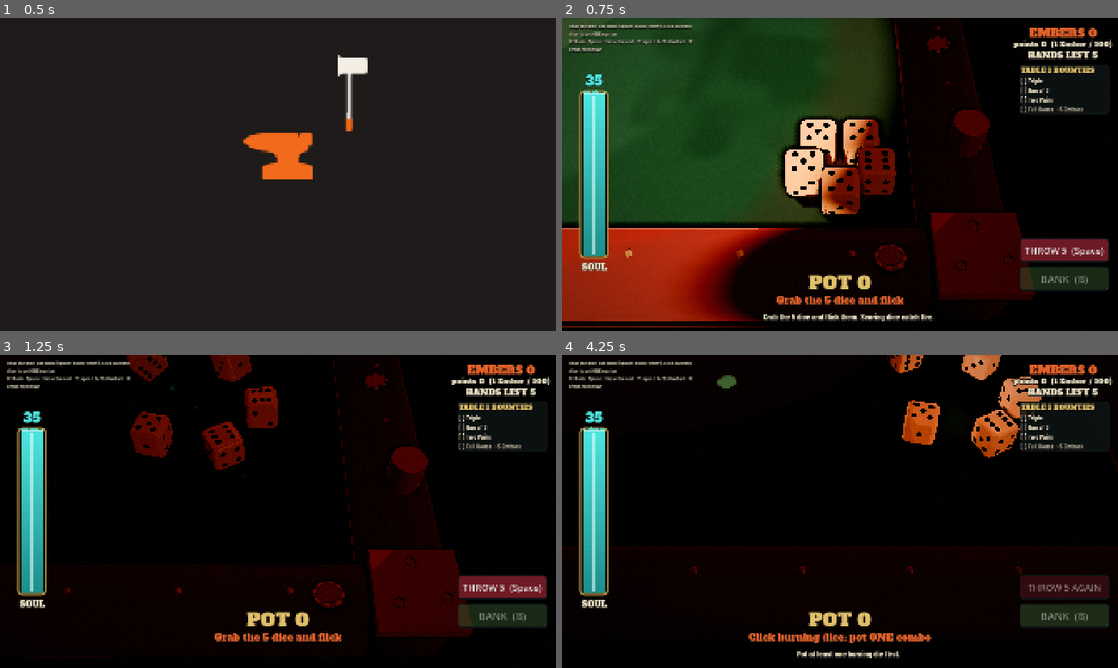
Above: before the commit, frames 1-4 (two rows, left to right).
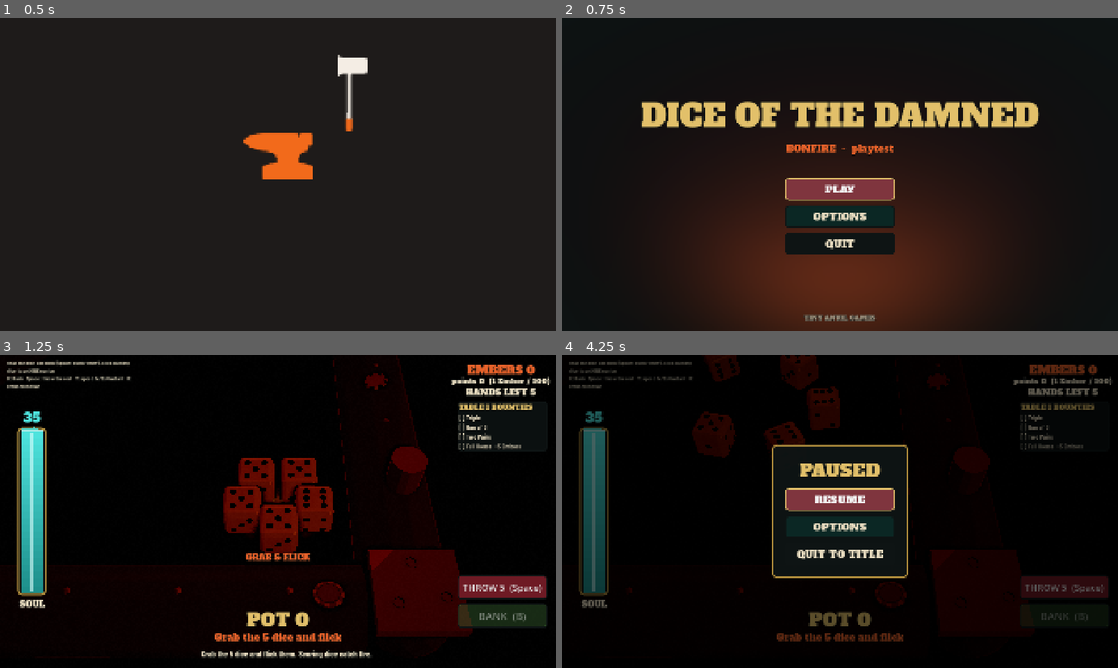
Above: after the commit, the same moments.

Repository: cashdvs/rogue-craps
Game: Godot game, scene res://scenes/studio_splash.tscn
The game is run twice, just before and just after one commit, with the same random seed, the same clock (stepped at 60 frames per second) and the same inputs.
Inputs (mouse positions are in pixels of both pictures, inside the frame that each line leads up to):
- Up to frame 1 (0.5 s): no input
- Up to frame 2 (0.75 s): tap Enter at 0.5 s; move the mouse to (962, 158) at 0.52 s; hold Up from 0.53 s (still down); tap B at 0.6 s; click (962, 158) at 0.67 s
- Up to frame 3 (1.25 s): keep holding Up; tap Space at 0.77 s
- Up to frame 4 (4.25 s): release Up at 1.25 s; drag from (728, 527) to (812, 574) at 1.27 s; move the mouse to (895, 442) at 2.02 s; hold Up 2.03-2.75 s; tap Backspace at 2.1 s; click (895, 442) at 2.17 s; drag from (812, 574) to (673, 464) at 2.77 s; move the mouse to (1006, 558) at 3.52 s; hold S from 3.53 s (still down); tap T at 3.6 s; click (1006, 558) at 3.67 s; tap Space at 3.77 s; tap Escape (ui_cancel) at 4.15 s

Frame 1 is identical in both runs. In frame 2, 71% of the frame differs, in the area x 0-100%, y 0-100%; in frame 3, 7.5%; in frame 4, 17%.

Commit message:
Title screen after the splash (Play / Options / Quit, Quit hidden on web and mobile); GameSettings autoload saved to user://settings.cfg (Master/SFX/Music volume, fullscreen, VSync, throw sensitivity) applied on boot; default_bus_layout.tres with SFX and Music; Options panel; Esc pause menu in Bonfire (Resume / Options / Quit to title); boot/next_scene = title, boot/play_scene = bonfire; tests

Diff:
--- /dev/null
+++ b/default_bus_layout.tres
@@ -0,0 +1,15 @@
+[gd_resource type="AudioBusLayout" format=3]
+
+[resource]
+bus/1/name = &"SFX"
+bus/1/solo = false
+bus/1/mute = false
+bus/1/bypass_fx = false
+bus/1/volume_db = 0.0
+bus/1/send = &"Master"
+bus/2/name = &"Music"
+bus/2/solo = false
+bus/2/mute = false
+bus/2/bypass_fx = false
+bus/2/volume_db = 0.0
+bus/2/send = &"Master"
--- a/project.godot
+++ b/project.godot
@@ -27,10 +27,12 @@
 [autoload]
 
 SplashState="*res://scripts/splash/splash_state.gd"
+GameSettings="*res://scripts/settings/game_settings.gd"
 
 [boot]
 
-next_scene="res://scenes/bonfire.tscn"
+next_scene="res://scenes/title.tscn"
+play_scene="res://scenes/bonfire.tscn"
 
 [debug]
 
--- /dev/null
+++ b/scenes/title.tscn
@@ -0,0 +1,12 @@
+[gd_scene load_steps=2 format=3]
+
+[ext_resource type="Script" path="res://scripts/title/title_screen.gd" id="1_title"]
+
+[node name="Title" type="Control"]
+layout_mode = 3
+anchors_preset = 15
+anchor_right = 1.0
+anchor_bottom = 1.0
+grow_horizontal = 2
+grow_vertical = 2
+script = ExtResource("1_title")
--- a/scripts/bonfire/bonfire_3d.gd
+++ b/scripts/bonfire/bonfire_3d.gd
@@ -32,6 +32,7 @@
 ## The last throw's launch (tests/tools): lin, spin, speed, k, flick.
 var last_launch: Dictionary = {}
 var _player_flick: bool = false
+var pause_menu: PauseMenu
 
 
 func _ready() -> void:
@@ -52,6 +53,8 @@
 	bhud.bank_pressed.connect(func() -> void: bank())
 	bhud.throw_pressed.connect(func() -> void: throw_again())
 	bhud.restart_pressed.connect(func() -> void: new_run(-1 if bonfire_seed < 0 else bonfire_seed + 1))
+	pause_menu = PauseMenu.new()
+	add_child(pause_menu)
 	new_run(bonfire_seed)
 
 
@@ -309,6 +312,12 @@
 	var key := event as InputEventKey
 	if key != null and key.pressed and not key.echo:
 		match key.keycode:
+			KEY_ESCAPE:
+				if phase == Phase.HELD:
+					phase = Phase.BET
+				pause_menu.open()
+				get_viewport().set_input_as_handled()
+				return
 			KEY_B:
 				bank()
 				return
--- /dev/null
+++ b/scripts/settings/game_settings.gd
@@ -0,0 +1,117 @@
+## Autoload "GameSettings": player options, saved to user://settings.cfg
+## (ConfigFile) and applied on boot: Master / SFX / Music volume (0..1),
+## fullscreen, VSync, throw sensitivity (multiplies flick speed).
+## Buses: default_bus_layout.tres has Master -> SFX, Music; missing buses are
+## created at runtime (SfxManager does the same for SFX) so an existing
+## layout from the Sound Designer is never replaced.
+extends Node
+
+signal changed(key: StringName)
+
+const DEFAULT_PATH := "user://settings.cfg"
+const SECTION := "options"
+const BUSES := {&"master_volume": &"Master", &"sfx_volume": &"SFX", &"music_volume": &"Music"}
+const SENSITIVITY_RANGE := Vector2(0.5, 2.0)
+
+var path: String = DEFAULT_PATH
+var master_volume: float = 1.0
+var sfx_volume: float = 1.0
+var music_volume: float = 0.8
+var fullscreen: bool = false
+var vsync: bool = true
+var throw_sensitivity: float = 1.0
+
+
+func _ready() -> void:
+	ensure_buses()
+	load_settings()
+	apply()
+
+
+const KEYS: Array[StringName] = [&"master_volume", &"sfx_volume", &"music_volume", &"fullscreen", &"vsync", &"throw_sensitivity"]
+
+
+func defaults() -> Dictionary:
+	return {&"master_volume": 1.0, &"sfx_volume": 1.0, &"music_volume": 0.8, &"fullscreen": false, &"vsync": true, &"throw_sensitivity": 1.0}
+
+
+func reset_to_defaults() -> void:
+	var d := defaults()
+	for k in KEYS:
+		set(k, d[k])
+
+
+## Sets one option, applies it and saves.
+func set_option(key: StringName, value: Variant) -> void:
+	if not KEYS.has(key):
+		return
+	if key == &"throw_sensitivity":
+		value = clampf(float(value), SENSITIVITY_RANGE.x, SENSITIVITY_RANGE.y)
+	elif BUSES.has(key):
+		value = clampf(float(value), 0.0, 1.0)
+	set(key, value)
+	apply()
+	save_settings()
+	changed.emit(key)
+
+
+func save_settings() -> Error:
+	var cf := ConfigFile.new()
+	for k in KEYS:
+		cf.set_value(SECTION, String(k), get(k))
+	return cf.save(path)
+
+
+## Loads saved options (keeps defaults for anything missing). False if no file.
+func load_settings() -> bool:
+	var cf := ConfigFile.new()
+	if cf.load(path) != OK:
+		return false
+	var d := defaults()
+	for k in KEYS:
+		var v: Variant = cf.get_value(SECTION, String(k), d[k])
+		if typeof(v) != typeof(d[k]) and not (typeof(d[k]) == TYPE_FLOAT and typeof(v) == TYPE_INT):
+			v = d[k]
+		set(k, v)
+	throw_sensitivity = clampf(throw_sensitivity, SENSITIVITY_RANGE.x, SENSITIVITY_RANGE.y)
+	return true
+
+
+func apply() -> void:
+	ensure_buses()
+	for k: StringName in BUSES:
+		var idx := AudioServer.get_bus_index(BUSES[k])
+		if idx < 0:
+			continue
+		var v := float(get(k))
+		AudioServer.set_bus_mute(idx, v <= 0.001)
+		AudioServer.set_bus_volume_db(idx, linear_to_db(maxf(v, 0.0001)))
+	if DisplayServer.get_name() != "headless":
+		var want := DisplayServer.WINDOW_MODE_FULLSCREEN if fullscreen else DisplayServer.WINDOW_MODE_WINDOWED
+		if DisplayServer.window_get_mode() != want and not OS.has_feature("web") and not is_mobile():
+			DisplayServer.window_set_mode(want)
+		DisplayServer.window_set_vsync_mode(DisplayServer.VSYNC_ENABLED if vsync else DisplayServer.VSYNC_DISABLED)
+
+
+static func ensure_buses() -> void:
+	for bus: StringName in [&"SFX", &"Music"]:
+		if AudioServer.get_bus_index(bus) != -1:
+			continue
+		AudioServer.add_bus()
+		var idx := AudioServer.bus_count - 1
+		AudioServer.set_bus_name(idx, bus)
+		AudioServer.set_bus_send(idx, &"Master")
+
+
+static func is_mobile() -> bool:
+	return OS.has_feature("mobile") or OS.has_feature("android") or OS.has_feature("ios")
+
+
+## Quit makes sense only on desktop builds.
+static func can_quit() -> bool:
+	return not (OS.has_feature("web") or is_mobile())
+
+
+## Fullscreen toggle is meaningless on mobile.
+static func can_window() -> bool:
+	return not is_mobile()
--- /dev/null
+++ b/scripts/title/title_screen.gd
@@ -0,0 +1,130 @@
+## Title screen (after the studio splash): Play, Options, Quit. Play loads
+## the project setting boot/play_scene (default PLAY_SCENE). Quit is hidden on
+## web and mobile builds.
+class_name TitleScreen
+extends Control
+
+const PLAY_SCENE := "res://scenes/bonfire.tscn"
+const PLAY_SETTING := "boot/play_scene"
+
+var play_button: Button
+var options_button: Button
+var quit_button: Button
+var options: OptionsPanel
+var menu: VBoxContainer
+var _t: float = 0.0
+var _glow: ColorRect
+
+
+func _ready() -> void:
+	set_anchors_preset(Control.PRESET_FULL_RECT)
+	var bg := ColorRect.new()
+	bg.color = Palette.PIT_BLACK
+	bg.set_anchors_preset(Control.PRESET_FULL_RECT)
+	bg.mouse_filter = Control.MOUSE_FILTER_IGNORE
+	add_child(bg)
+	_glow = ColorRect.new()
+	_glow.set_anchors_preset(Control.PRESET_FULL_RECT)
+	_glow.mouse_filter = Control.MOUSE_FILTER_IGNORE
+	var sh := Shader.new()
+	sh.code = """shader_type canvas_item;
+uniform vec4 ember : source_color = vec4(0.91, 0.38, 0.16, 1.0);
+uniform vec4 blood : source_color = vec4(0.23, 0.05, 0.08, 1.0);
+uniform float pulse = 1.0;
+void fragment() {
+	vec2 p = UV - vec2(0.5, 1.05);
+	p.x *= 1.6;
+	float d = length(p);
+	float glow = smoothstep(0.95, 0.0, d) * 0.55 * pulse;
+	float vig = smoothstep(1.2, 0.35, length(UV - 0.5) * 1.4);
+	COLOR = vec4(mix(blood.rgb * 0.5, ember.rgb, glow) * vig, glow * 0.9 + (1.0 - vig) * 0.0 + 0.35 * vig);
+}"""
+	var mat := ShaderMaterial.new()
+	mat.shader = sh
+	_glow.material = mat
+	add_child(_glow)
+	var center := CenterContainer.new()
+	center.set_anchors_preset(Control.PRESET_FULL_RECT)
+	add_child(center)
+	var col := VBoxContainer.new()
+	col.alignment = BoxContainer.ALIGNMENT_CENTER
+	col.add_theme_constant_override("separation", 14)
+	center.add_child(col)
+	var title := Label.new()
+	title.text = "DICE OF THE DAMNED"
+	title.label_settings = Palette.label_settings(110, Palette.BRASS_HI, 12, true)
+	title.horizontal_alignment = HORIZONTAL_ALIGNMENT_CENTER
+	col.add_child(title)
+	var sub := Label.new()
+	sub.text = "BONFIRE  -  playtest"
+	sub.label_settings = Palette.label_settings(34, Palette.EMBER, 6, true)
+	sub.horizontal_alignment = HORIZONTAL_ALIGNMENT_CENTER
+	col.add_child(sub)
+	var gap := Control.new()
+	gap.custom_minimum_size = Vector2(0, 50)
+	col.add_child(gap)
+	menu = VBoxContainer.new()
+	menu.add_theme_constant_override("separation", 18)
+	menu.alignment = BoxContainer.ALIGNMENT_CENTER
+	col.add_child(menu)
+	play_button = OptionsPanel.menu_button("PLAY", Palette.BURGUNDY)
+	play_button.pressed.connect(play)
+	options_button = OptionsPanel.menu_button("OPTIONS", Palette.FELT_DARK)
+	options_button.pressed.connect(open_options)
+	quit_button = OptionsPanel.menu_button("QUIT", Palette.PIT_BLACK)
+	quit_button.pressed.connect(func() -> void: get_tree().quit())
+	quit_button.visible = _can_quit()
+	for b in [play_button, options_button, quit_button]:
+		var c := CenterContainer.new()
+		c.add_child(b)
+		menu.add_child(c)
+	var studio := Label.new()
+	studio.text = "TINY ANVIL GAMES"
+	studio.label_settings = Palette.label_settings(22, Color(Palette.BONE, 0.6), 4, true)
+	studio.set_anchors_preset(Control.PRESET_CENTER_BOTTOM)
+	studio.position = Vector2(-130, -60)
+	studio.size = Vector2(260, 40)
+	studio.horizontal_alignment = HORIZONTAL_ALIGNMENT_CENTER
+	add_child(studio)
+	options = OptionsPanel.new()
+	options.visible = false
+	var oc := CenterContainer.new()
+	oc.set_anchors_preset(Control.PRESET_FULL_RECT)
+	oc.mouse_filter = Control.MOUSE_FILTER_IGNORE
+	oc.add_child(options)
+	add_child(oc)
+	options.closed.connect(func() -> void:
+		menu.visible = true
+		options_button.grab_focus())
+	play_button.grab_focus()
+
+
+func _process(delta: float) -> void:
+	_t += delta
+	(_glow.material as ShaderMaterial).set_shader_parameter("pulse", 0.85 + 0.15 * sin(_t * 2.2))
+
+
+func _unhandled_input(event: InputEvent) -> void:
+	if event.is_action_pressed("ui_cancel") and options.visible:
+		options.visible = false
+		menu.visible = true
+		get_viewport().set_input_as_handled()
+
+
+static func play_scene_path() -> String:
+	var p := str(ProjectSettings.get_setting(PLAY_SETTING, ""))
+	return p if p != "" else PLAY_SCENE
+
+
+func play() -> void:
+	get_tree().change_scene_to_file(play_scene_path())
+
+
+func open_options() -> void:
+	menu.visible = false
+	options.visible = true
+
+
+func _can_quit() -> bool:
+	var gs := get_node_or_null("/root/GameSettings")
+	return gs.can_quit() if gs != null else not (OS.has_feature("web") or OS.has_feature("mobile"))
--- /dev/null
+++ b/scripts/ui/options_panel.gd
@@ -0,0 +1,139 @@
+## Options panel (title screen and pause menu): Master / SFX / Music volume,
+## Fullscreen, VSync, Throw sensitivity. Reads and writes GameSettings.
+class_name OptionsPanel
+extends PanelContainer
+
+signal closed
+
+var sliders: Dictionary = {}
+var fullscreen_check: CheckButton
+var vsync_check: CheckButton
+var back_button: Button
+
+
+func _init() -> void:
+	name = "OptionsPanel"
+	add_theme_stylebox_override("panel", Palette.ink_box(Color(Palette.PIT_BLACK, 0.96), 16, 5, Palette.BRASS))
+	custom_minimum_size = Vector2(760, 0)
+	process_mode = Node.PROCESS_MODE_ALWAYS
+	var m := MarginContainer.new()
+	for side in ["left", "right", "top", "bottom"]:
+		m.add_theme_constant_override("margin_" + side, 36)
+	add_child(m)
+	var box := VBoxContainer.new()
+	box.add_theme_constant_override("separation", 16)
+	m.add_child(box)
+	var title := Label.new()
+	title.text = "OPTIONS"
+	title.label_settings = Palette.label_settings(56, Palette.BRASS_HI, 8, true)
+	title.horizontal_alignment = HORIZONTAL_ALIGNMENT_CENTER
+	box.add_child(title)
+	_slider(box, &"master_volume", "Master volume", 0.0, 1.0, 0.05, true)
+	_slider(box, &"sfx_volume", "SFX volume", 0.0, 1.0, 0.05, true)
+	_slider(box, &"music_volume", "Music volume", 0.0, 1.0, 0.05, true)
+	_slider(box, &"throw_sensitivity", "Throw sensitivity", 0.5, 2.0, 0.05, false)
+	fullscreen_check = _check(box, &"fullscreen", "Fullscreen")
+	fullscreen_check.visible = _gs() == null or _gs().can_window()
+	vsync_check = _check(box, &"vsync", "VSync")
+	back_button = OptionsPanel.menu_button("BACK")
+	back_button.pressed.connect(func() -> void:
+		visible = false
+		closed.emit())
+	box.add_child(back_button)
+
+
+func _ready() -> void:
+	sync_from_settings()
+
+
+func _notification(what: int) -> void:
+	if what == NOTIFICATION_VISIBILITY_CHANGED and visible and is_inside_tree():
+		sync_from_settings()
+
+
+func _gs() -> Node:
+	return get_node_or_null("/root/GameSettings") if is_inside_tree() else null
+
+
+func sync_from_settings() -> void:
+	var gs := _gs()
+	if gs == null:
+		return
+	for k: StringName in sliders:
+		(sliders[k] as HSlider).set_value_no_signal(float(gs.get(k)))
+		_update_value_label(k)
+	fullscreen_check.set_pressed_no_signal(bool(gs.get("fullscreen")))
+	vsync_check.set_pressed_no_signal(bool(gs.get("vsync")))
+
+
+func _apply_option(key: StringName, value: Variant) -> void:
+	var gs := _gs()
+	if gs != null:
+		gs.set_option(key, value)
+
+
+func _slider(parent: Control, key: StringName, text: String, lo: float, hi: float, step: float, percent: bool) -> void:
+	var row := HBoxContainer.new()
+	row.add_theme_constant_override("separation", 16)
+	parent.add_child(row)
+	var l := Label.new()
+	l.text = text
+	l.label_settings = Palette.label_settings(28, Palette.BONE, 5)
+	l.custom_minimum_size = Vector2(270, 0)
+	row.add_child(l)
+	var s := HSlider.new()
+	s.min_value = lo
+	s.max_value = hi
+	s.step = step
+	s.custom_minimum_size = Vector2(300, 36)
+	s.size_flags_vertical = Control.SIZE_SHRINK_CENTER
+	s.set_meta("percent", percent)
+	s.add_theme_stylebox_override("slider", Palette.ink_box(Palette.FELT_DARK, 8, 3))
+	s.add_theme_stylebox_override("grabber_area", Palette.ink_box(Palette.EMBER, 8, 3))
+	s.add_theme_stylebox_override("grabber_area_highlight", Palette.ink_box(Palette.BRASS_HI, 8, 3))
+	row.add_child(s)
+	var v := Label.new()
+	v.label_settings = Palette.label_settings(26, Palette.BRASS_HI, 5)
+	v.custom_minimum_size = Vector2(90, 0)
+	row.add_child(v)
+	s.set_meta("value_label", v)
+	sliders[key] = s
+	s.value_changed.connect(func(x: float) -> void:
+		_apply_option(key, x)
+		_update_value_label(key))
+
+
+func _update_value_label(key: StringName) -> void:
+	var s: HSlider = sliders[key]
+	var v: Label = s.get_meta("value_label")
+	v.text = ("%d%%" % roundi(s.value * 100.0)) if s.get_meta("percent") else ("%.2fx" % s.value)
+
+
+func _check(parent: Control, key: StringName, text: String) -> CheckButton:
+	var c := CheckButton.new()
+	c.text = text
+	c.add_theme_font_size_override("font_size", 28)
+	c.add_theme_color_override("font_color", Palette.BONE)
+	c.focus_mode = Control.FOCUS_ALL
+	c.toggled.connect(func(on: bool) -> void: _apply_option(key, on))
+	parent.add_child(c)
+	return c
+
+
+## A menu button in the noir style (title, pause, options).
+static func menu_button(text: String, fill: Color = Palette.BURGUNDY) -> Button:
+	var b := Button.new()
+	b.text = text
+	b.custom_minimum_size = Vector2(380, 76)
+	var f := Palette.display_font()
+	if f != null:
+		b.add_theme_font_override("font", f)
+	b.add_theme_font_size_override("font_size", 36)
+	b.add_theme_color_override("font_color", Palette.BONE)
+	b.add_theme_color_override("font_hover_color", Palette.BRASS_HI)
+	b.add_theme_stylebox_override("normal", Palette.ink_box(fill))
+	b.add_theme_stylebox_override("hover", Palette.ink_box(fill.lightened(0.12), 12, 4, Palette.BRASS))
+	b.add_theme_stylebox_override("focus", Palette.ink_box(fill.lightened(0.12), 12, 4, Palette.BRASS_HI))
+	b.add_theme_stylebox_override("pressed", Palette.ink_box(fill.darkened(0.2)))
+	b.add_theme_stylebox_override("disabled", Palette.ink_box(Color(fill, 0.4)))
+	return b
--- /dev/null
+++ b/scripts/ui/pause_menu.gd
@@ -0,0 +1,87 @@
+## In-game pause menu (Esc): Resume / Options / Quit to title. Pauses the
+## tree while open; this layer keeps processing.
+class_name PauseMenu
+extends CanvasLayer
+
+const TITLE_SCENE := "res://scenes/title.tscn"
+
+signal resumed
+
+var panel: PanelContainer
+var options: OptionsPanel
+var resume_button: Button
+
+
+func _init() -> void:
+	name = "PauseMenu"
+	layer = 50
+	process_mode = Node.PROCESS_MODE_ALWAYS
+	visible = false
+	var dim := ColorRect.new()
+	dim.color = Color(0, 0, 0, 0.6)
+	dim.set_anchors_preset(Control.PRESET_FULL_RECT)
+	add_child(dim)
+	var center := CenterContainer.new()
+	center.set_anchors_preset(Control.PRESET_FULL_RECT)
+	add_child(center)
+	panel = PanelContainer.new()
+	panel.add_theme_stylebox_override("panel", Palette.ink_box(Color(Palette.PIT_BLACK, 0.96), 16, 5, Palette.BRASS))
+	center.add_child(panel)
+	var m := MarginContainer.new()
+	for side in ["left", "right", "top", "bottom"]:
+		m.add_theme_constant_override("margin_" + side, 40)
+	panel.add_child(m)
+	var box := VBoxContainer.new()
+	box.add_theme_constant_override("separation", 18)
+	m.add_child(box)
+	var title := Label.new()
+	title.text = "PAUSED"
+	title.label_settings = Palette.label_settings(64, Palette.BRASS_HI, 8, true)
+	title.horizontal_alignment = HORIZONTAL_ALIGNMENT_CENTER
+	box.add_child(title)
+	resume_button = OptionsPanel.menu_button("RESUME")
+	resume_button.pressed.connect(close)
+	box.add_child(resume_button)
+	var opt := OptionsPanel.menu_button("OPTIONS", Palette.FELT_DARK)
+	opt.pressed.connect(func() -> void:
+		panel.visible = false
+		options.visible = true)
+	box.add_child(opt)
+	var quit := OptionsPanel.menu_button("QUIT TO TITLE", Palette.PIT_BLACK)
+	quit.pressed.connect(quit_to_title)
+	box.add_child(quit)
+	options = OptionsPanel.new()
+	options.visible = false
+	center.add_child(options)
+	options.closed.connect(func() -> void: panel.visible = true)
+
+
+func open() -> void:
+	visible = true
+	panel.visible = true
+	options.visible = false
+	get_tree().paused = true
+	resume_button.grab_focus()
+
+
+func close() -> void:
+	visible = false
+	get_tree().paused = false
+	resumed.emit()
+
+
+func quit_to_title() -> void:
+	get_tree().paused = false
+	get_tree().change_scene_to_file(TITLE_SCENE)
+
+
+func _unhandled_input(event: InputEvent) -> void:
+	if not visible:
+		return
+	if event.is_action_pressed("ui_cancel"):
+		if options.visible:
+			options.visible = false
+			panel.visible = true
+		else:
+			close()
+		get_viewport().set_input_as_handled()
--- /dev/null
+++ b/tests/test_game_settings.gd
@@ -0,0 +1,65 @@
+## GameSettings (autoload script): save/load round trip via ConfigFile,
+## clamping, bad-file fallback, buses and volume apply.
+##   godot --headless --path . --script res://tests/test_game_settings.gd
+extends SceneTree
+
+const GS := preload("res://scripts/settings/game_settings.gd")
+const PATH := "user://test_settings_roundtrip.cfg"
+
+var _passed: int = 0
+var _failed: int = 0
+
+
+func check(cond: bool, what: String) -> void:
+	if cond:
+		_passed += 1
+	else:
+		_failed += 1
+		print("FAIL  ", what)
+
+
+func _initialize() -> void:
+	DirAccess.remove_absolute(ProjectSettings.globalize_path(PATH))
+	var a := GS.new()
+	a.path = PATH
+	check(not a.load_settings(), "no file yet: load returns false, defaults kept")
+	check(a.throw_sensitivity == 1.0 and a.vsync and not a.fullscreen, "defaults")
+	a.set_option(&"master_volume", 0.6)
+	a.set_option(&"sfx_volume", 0.3)
+	a.set_option(&"music_volume", 0.0)
+	a.set_option(&"fullscreen", true)
+	a.set_option(&"vsync", false)
+	a.set_option(&"throw_sensitivity", 1.7)
+	check(FileAccess.file_exists(PATH), "set_option saves to the config file")
+	var b := GS.new()
+	b.path = PATH
+	check(b.load_settings(), "load finds the file")
+	check(is_equal_approx(b.master_volume, 0.6) and is_equal_approx(b.sfx_volume, 0.3) and b.music_volume == 0.0, "volumes round-trip")
+	check(b.fullscreen and not b.vsync and is_equal_approx(b.throw_sensitivity, 1.7), "fullscreen, vsync, sensitivity round-trip")
+	b.set_option(&"throw_sensitivity", 9.0)
+	check(b.throw_sensitivity == 2.0, "sensitivity clamps to 0.5-2.0")
+	b.set_option(&"sfx_volume", -1.0)
+	check(b.sfx_volume == 0.0, "volume clamps to 0..1")
+	# Buses and apply.
+	check(AudioServer.get_bus_index(&"SFX") != -1 and AudioServer.get_bus_index(&"Music") != -1, "SFX and Music buses exist")
+	b.set_option(&"sfx_volume", 0.5)
+	var sfx := AudioServer.get_bus_index(&"SFX")
+	check(absf(AudioServer.get_bus_volume_db(sfx) - linear_to_db(0.5)) < 0.01 and not AudioServer.is_bus_mute(sfx), "SFX volume applied to the bus")
+	check(AudioServer.is_bus_mute(AudioServer.get_bus_index(&"Music")), "Music at 0 mutes its bus")
+	check(AudioServer.get_bus_send(sfx) == &"Master", "SFX routes to Master")
+	# A broken value falls back to the default.
+	var cf := ConfigFile.new()
+	cf.set_value("options", "throw_sensitivity", "lots")
+	cf.set_value("options", "vsync", true)
+	cf.save(PATH)
+	var c := GS.new()
+	c.path = PATH
+	c.load_settings()
+	check(c.throw_sensitivity == 1.0 and c.vsync, "a bad value loads as the default")
+	check(GS.can_quit(), "Quit allowed on this desktop build")
+	DirAccess.remove_absolute(ProjectSettings.globalize_path(PATH))
+	a.free()
+	b.free()
+	c.free()
+	print("test_game_settings: %d passed, %d failed" % [_passed, _failed])
+	quit(1 if _failed > 0 else 0)
--- a/tests/test_studio_splash.gd
+++ b/tests/test_studio_splash.gd
@@ -38,7 +38,7 @@
 	var packed := load(SPLASH) as PackedScene
 	_check(packed != null, "splash scene loads")
 	var next_path := str(ProjectSettings.get_setting("boot/next_scene", ""))
-	_check(next_path == "res://scenes/bonfire.tscn", "boot/next_scene is the Bonfire sandbox (%s)" % next_path)
+	_check(next_path == "res://scenes/title.tscn", "boot/next_scene is the title screen (%s)" % next_path)
 	_check(next_path != "" and load(next_path) is PackedScene, "boot/next_scene points at a loadable scene (%s)" % next_path)
 	var tl: Dictionary = (load("res://scripts/splash/studio_splash.gd") as GDScript).load_timeline("res://assets/branding/studio/splash_timings.json")
 	_check(not tl.is_empty() and tl.has("layers") and tl.has("reduced_motion"), "motion spec splash_timings.json parses")
--- /dev/null
+++ b/tests/test_title_screen.gd
@@ -0,0 +1,60 @@
+## Title screen: splash -> title -> Play reaches Bonfire; Options panel;
+## Esc pause menu in Bonfire (Resume / Quit to title).
+##   godot --headless --path . --script res://tests/test_title_screen.gd
+extends SceneTree
+
+var _passed: int = 0
+var _failed: int = 0
+
+
+func _initialize() -> void:
+	_run.call_deferred()
+
+
+func check(cond: bool, what: String) -> void:
+	if cond:
+		_passed += 1
+	else:
+		_failed += 1
+		print("FAIL  ", what)
+
+
+func _frames(n: int) -> void:
+	for i in n:
+		await process_frame
+
+
+func _run() -> void:
+	check(str(ProjectSettings.get_setting("boot/next_scene", "")) == "res://scenes/title.tscn", "splash continues to the title")
+	check(TitleScreen.play_scene_path() == "res://scenes/bonfire.tscn", "Play target is Bonfire")
+	var t := (load("res://scenes/title.tscn") as PackedScene).instantiate() as TitleScreen
+	root.add_child(t)
+	current_scene = t
+	await _frames(2)
+	check(t.play_button.visible and t.options_button.visible, "Play and Options shown")
+	check(t.quit_button.visible == (not (OS.has_feature("web") or OS.has_feature("mobile"))), "Quit only on desktop")
+	t.open_options()
+	check(t.options.visible and not t.menu.visible, "Options opens")
+	check(t.options.sliders.size() == 4 and t.options.fullscreen_check != null and t.options.vsync_check != null, "volume x3 + sensitivity sliders, fullscreen and vsync toggles")
+	t.options.back_button.pressed.emit()
+	check(not t.options.visible and t.menu.visible, "Back closes Options")
+	t.play()
+	await _frames(4)
+	var b := current_scene as Bonfire3D
+	check(b != null, "Play loads Bonfire (%s)" % str(current_scene))
+	if b != null:
+		await _frames(2)
+		check(b.can_throw() == "" and b.run != null, "Bonfire is playable")
+		var esc := InputEventKey.new()
+		esc.keycode = KEY_ESCAPE
+		esc.pressed = true
+		b._unhandled_input(esc)
+		check(paused and b.pause_menu.visible, "Esc pauses with the menu")
+		b.pause_menu.close()
+		check(not paused and not b.pause_menu.visible, "Resume unpauses")
+		b.pause_menu.open()
+		b.pause_menu.quit_to_title()
+		await _frames(4)
+		check(current_scene is TitleScreen and not paused, "Quit to title returns to the title")
+	print("test_title_screen: %d passed, %d failed" % [_passed, _failed])
+	quit(1 if _failed > 0 else 0)
Not shown, added: scripts/settings/game_settings.gd.uid
Not shown, added: scripts/title/title_screen.gd.uid
Not shown, added: scripts/ui/options_panel.gd.uid
Not shown, added: scripts/ui/pause_menu.gd.uid
Not shown, added: tests/test_bonfire_throw.gd.uid
Not shown, added: tests/test_game_settings.gd.uid
Not shown, added: tests/test_title_screen.gd.uid
